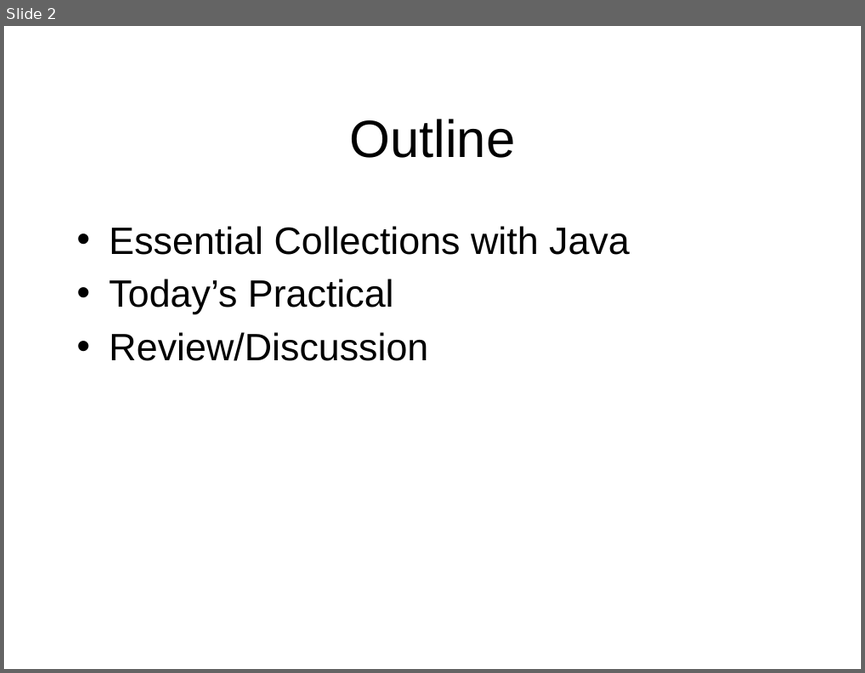
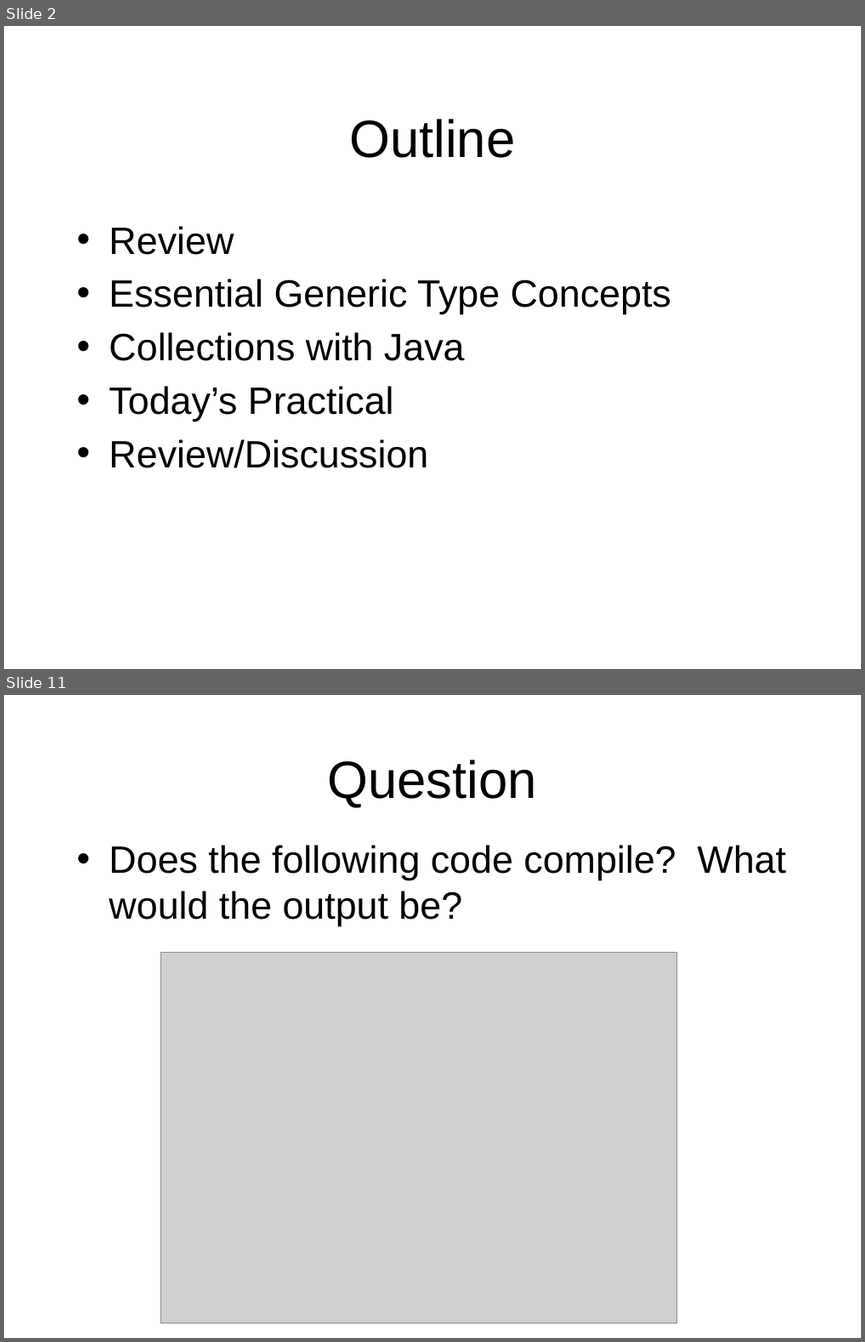
Before and after one commit to octaviordz/zjnu2017.github.io, a slide deck: OOP/lectures/110--Generic.and.Collections.pptx. Shown one above the other, each under a label of ours: slide 2 before the commit, slides 2 and 11 after it; the slides between them are not shown. The pictures are 865x673 and 865x1342 pixels, drawn with LibreOffice and Linux fonts; fonts in the diff are those of the drawing; grey boxes stand for pictures. Boxes give left, top, right and bottom in pixels: in the first picture for what was removed or moved away, otherwise in the second. Text is boxed around its words. In the diff, an @@ line names an element or a change of style, - is before the commit and + after.

```diff
--- a/OOP/lectures/110--Generic.and.Collections.pptx
+++ b/OOP/lectures/110--Generic.and.Collections.pptx
@@ slide 11 added at <box>4,695,861,1338</box>, background #FFFFFF @@
@@ title added at <box>328,760,537,807</box>, 44 pt, text #000000 @@
+Question
@@ text added at <box>109,845,786,926</box>, 32 pt, text #000000 @@
+• Does the following code compile? What would the output be?
@@ picture added at <box>160,952,676,1323</box> @@
@@ slide 2 changed as well @@
@@ text at <box>109,226,671,361</box>: text changed @@
-• Essential Collections with Java
+• Review
+• Essential Generic Type Concepts
+• Collections with Java
```
Also in this commit, not shown: 2 other slides changed, 23 other slides added, 1 slide removed, 11 other files.
